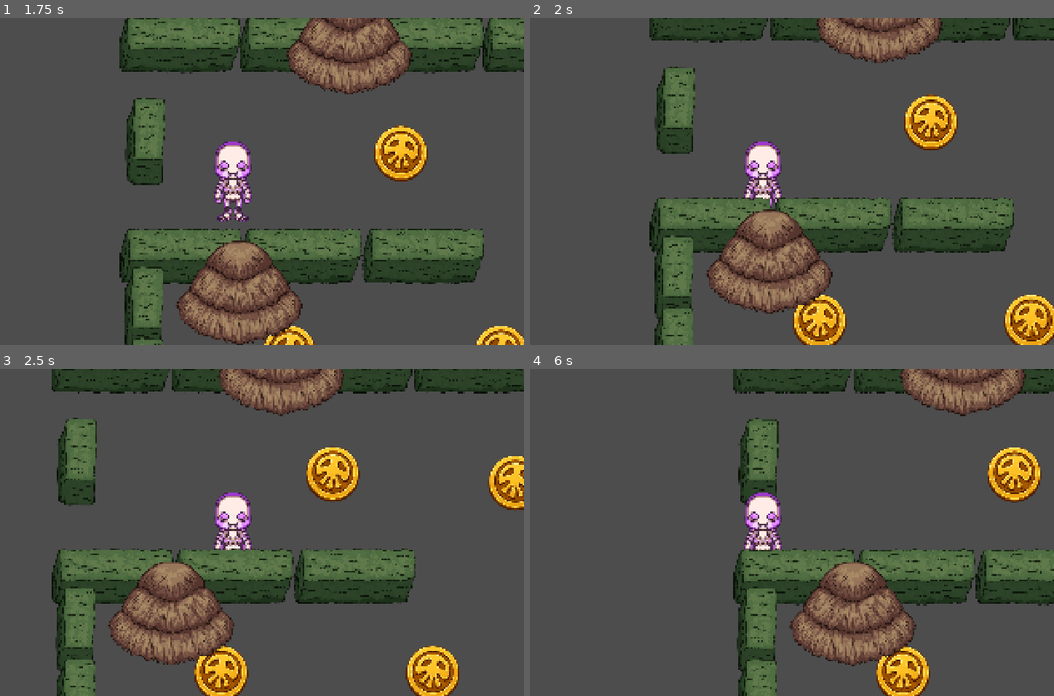
Above: before the commit, frames 1-4 (two rows, left to right).
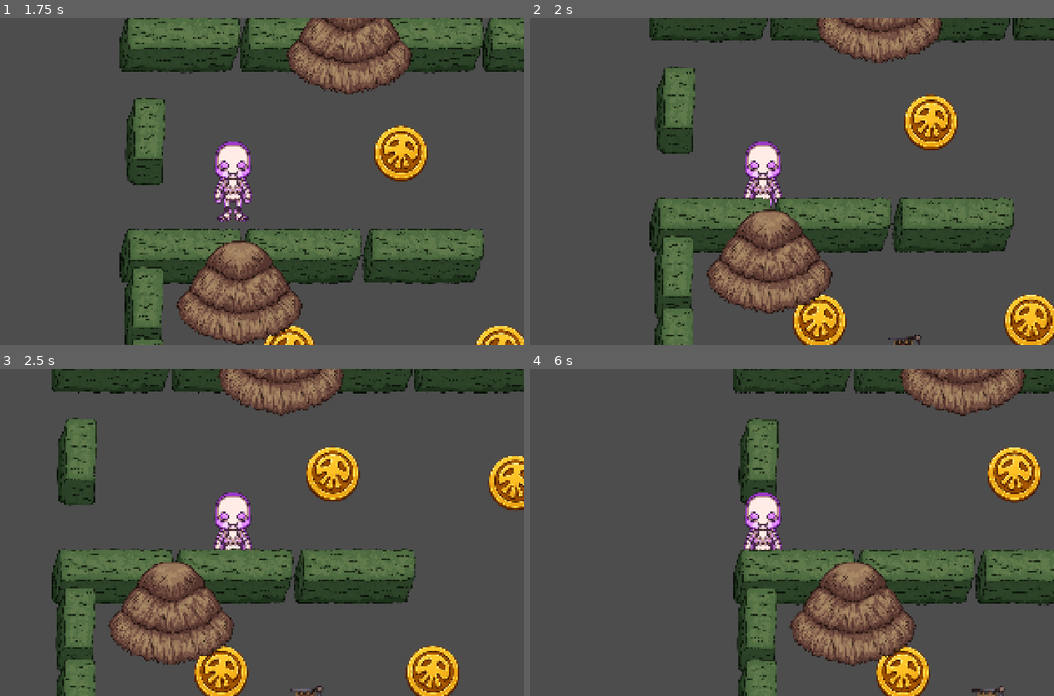
Above: after the commit, the same moments.

Repository: vikram3/Prototype
Game: Godot game, scene res://scenes/checkpoints/checkpoint01.tscn
Same seed, same stepped clock (60 frames per second), same inputs: the game is played once before the commit and once after it.
Inputs:
- Up to frame 1 (1.75 s): tap Enter at 0.5 s; hold D (move_right) 0.53-1.28 s; hold S (move_down) from 1.28 s (still down)
- Up to frame 2 (2 s): keep holding S (move_down)
- Up to frame 3 (2.5 s): release S (move_down) at 2.03 s; hold D (move_right) from 2.03 s (still down)
- Up to frame 4 (6 s): release D (move_right) at 2.78 s; hold W (move_up) 2.78-3.53 s; hold A (move_left) 3.53-5.03 s; hold S (move_down) 5.03-5.78 s; hold D (move_right) from 5.78 s (still down)

Frame 1 is identical in both runs. In frame 2, 0.1% of the frame differs, in the area x 68-75%, y 96-100%; in frame 3, 0.1%; in frame 4, 0.1%.

Commit message:
goal
checkpoint, goal, objective

Diff:
--- a/scenes/checkpoints/checkpoint01.tscn
+++ b/scenes/checkpoints/checkpoint01.tscn
@@ -1258,8 +1258,9 @@
 curve = SubResource("Curve2D_ytn6w")
 
 [node name="Objective" parent="." index="3" unique_id=1695771071]
-required_coins = 10
+required_coins = 5
 require_exit = false
 
 [node name="Goal" parent="." index="4" unique_id=1313366078]
-position = Vector2(6450, 2310)
+position = Vector2(851, 812)
+collision_layer = 0
--- a/scripts/checkpoints/Goal.gd
+++ b/scripts/checkpoints/Goal.gd
@@ -3,10 +3,14 @@
 signal player_reached_goal
 
 var activated: bool = false
+var triggered: bool = false
 
 
 func _ready() -> void:
 	body_entered.connect(_on_body_entered)
+	monitoring = false
+
+	print("GOAL READY: ", name)
 
 
 func activate() -> void:
@@ -14,16 +18,33 @@
 		return
 
 	activated = true
+	triggered = false
 	monitoring = true
 
-	print("Goal activated")
+	print("GOAL ACTIVATED")
+
+
+func deactivate() -> void:
+	activated = false
+	monitoring = false
 
 
 func _on_body_entered(body: Node2D) -> void:
+	print("GOAL BODY ENTERED: ", body.name)
+
 	if not activated:
+		print("GOAL IGNORE: not activated")
+		return
+
+	if triggered:
 		return
 
 	if not body.is_in_group("player"):
+		print("GOAL IGNORE: body is not player")
 		return
 
+	triggered = true
+
+	print("GOAL REACHED BY PLAYER")
+
 	player_reached_goal.emit()
--- a/scripts/checkpoints/Objective.gd
+++ b/scripts/checkpoints/Objective.gd
@@ -1,10 +1,13 @@
 extends Node
+
 
 signal objective_completed
 signal progress_changed(coins_collected: int, required_coins: int)
 
+
 @export var required_coins: int = 20
 @export var require_exit: bool = true
+
 
 var coins_collected: int = 0
 var exit_reached: bool = false
@@ -16,16 +19,28 @@
 	exit_reached = false
 	completed = false
 
-	progress_changed.emit(coins_collected, required_coins)
+	progress_changed.emit(
+		coins_collected,
+		required_coins
+	)
 
 
 func add_coins(amount: int) -> void:
 	if completed:
 		return
 
+	if amount <= 0:
+		return
+
 	coins_collected += amount
 
-	progress_changed.emit(coins_collected, required_coins)
+	if coins_collected > required_coins:
+		coins_collected = required_coins
+
+	progress_changed.emit(
+		coins_collected,
+		required_coins
+	)
 
 	_check_completion()
 
@@ -39,19 +54,36 @@
 	_check_completion()
 
 
+func is_coin_objective_complete() -> bool:
+	return coins_collected >= required_coins
+
+
+func is_exit_requirement_complete() -> bool:
+	return not require_exit or exit_reached
+
+
+func is_complete() -> bool:
+	return is_coin_objective_complete() and is_exit_requirement_complete()
+
+
 func _check_completion() -> void:
 	if completed:
 		return
 
-	var coins_complete := coins_collected >= required_coins
-	var exit_complete := not require_exit or exit_reached
-
-	if not coins_complete:
+	if not is_coin_objective_complete():
 		return
 
-	if not exit_complete:
+	if not is_exit_requirement_complete():
 		return
 
 	completed = true
 
+	print(
+		"Objective completed: %d/%d coins"
+		% [
+			coins_collected,
+			required_coins
+		]
+	)
+
 	objective_completed.emit()
--- a/scripts/checkpoints/checkpoint.gd
+++ b/scripts/checkpoints/checkpoint.gd
@@ -1,60 +1,184 @@
 extends Node2D
+
 
 @export var checkpoint_number: int = 1
 @export var player_scene: PackedScene
+
 
 @onready var player_spawn: Marker2D = $PlayerSpawn
 @onready var goal: Area2D = $Goal
 @onready var objective: Node = $Objective
 
 
+var level_completed: bool = false
+
+
 func _ready() -> void:
-	CheckpointManager.start_checkpoint(checkpoint_number)
+	CheckpointManager.start_checkpoint(
+		checkpoint_number
+	)
 
 	objective.start()
 
 	_spawn_player()
 
-	goal.player_reached_goal.connect(_on_goal_reached)
-	objective.objective_completed.connect(_on_objective_completed)
-
+	_connect_goal()
+	_connect_objective()
 	_connect_coins()
 
+	_update_goal_state()
+
+
+# ============================================================
+# PLAYER
+# ============================================================
 
 func _spawn_player() -> void:
 	if player_scene == null:
-		push_error("Checkpoint: Player scene is not assigned.")
+		push_error(
+			"Checkpoint: Player scene is not assigned."
+		)
 		return
 
-	var player := player_scene.instantiate()
+	var player: Node = player_scene.instantiate()
 
 	$World.add_child(player)
 
-	player.global_position = player_spawn.global_position
+	if player is Node2D:
+		var player_2d: Node2D = player as Node2D
+		player_2d.global_position = (
+			player_spawn.global_position
+		)
+
+
+# ============================================================
+# SIGNAL CONNECTIONS
+# ============================================================
+
+func _connect_goal() -> void:
+	if goal.has_signal("player_reached_goal"):
+		if not goal.player_reached_goal.is_connected(
+			_on_goal_reached
+		):
+			goal.player_reached_goal.connect(
+				_on_goal_reached
+			)
+
+
+func _connect_objective() -> void:
+	if objective.has_signal("objective_completed"):
+		if not objective.objective_completed.is_connected(
+			_on_objective_completed
+		):
+			objective.objective_completed.connect(
+				_on_objective_completed
+			)
 
 
 func _connect_coins() -> void:
-	for coin in get_tree().get_nodes_in_group("coins"):
-		if coin.has_signal("collected"):
-			if not coin.collected.is_connected(_on_coin_collected):
-				coin.collected.connect(_on_coin_collected)
+	var coins: Array[Node] = get_tree().get_nodes_in_group(
+		"coins"
+	)
+
+	for coin: Node in coins:
+		if not coin.has_signal("collected"):
+			continue
+
+		if not coin.collected.is_connected(
+			_on_coin_collected
+		):
+			coin.collected.connect(
+				_on_coin_collected
+			)
 
 
+# ============================================================
+# COINS
+# ============================================================
+
 func _on_coin_collected(value: int) -> void:
+	if level_completed:
+		return
+
 	CheckpointManager.add_coins(value)
-	objective.add_coins(value)
 
-	if objective.coins_collected >= objective.required_coins:
-		goal.activate()
+	if objective.has_method("add_coins"):
+		objective.add_coins(value)
+
+	_update_goal_state()
 
 
+func _update_goal_state() -> void:
+	if level_completed:
+		return
+
+	if not objective.has_method(
+		"is_coin_objective_complete"
+	):
+		return
+
+	var coins_complete: bool = (
+		objective.is_coin_objective_complete()
+	)
+
+	if coins_complete:
+		if goal.has_method("activate"):
+			goal.activate()
+	else:
+		if goal.has_method("deactivate"):
+			goal.deactivate()
+
+
+# ============================================================
+# GOAL
+# ============================================================
+
 func _on_goal_reached() -> void:
+	if level_completed:
+		return
+
+	if not objective.has_method(
+		"reach_exit"
+	):
+		return
+
+	print("Goal reached - checking objective")
+
 	objective.reach_exit()
 
 
+# ============================================================
+# OBJECTIVE COMPLETE
+# ============================================================
+
 func _on_objective_completed() -> void:
+	if level_completed:
+		return
+
+	level_completed = true
+
+	print(
+		"Checkpoint %02d objective completed!"
+		% checkpoint_number
+	)
+
+	if goal.has_method("deactivate"):
+		goal.deactivate()
+
 	complete_checkpoint()
 
 
+# ============================================================
+# CHECKPOINT COMPLETE
+# ============================================================
+
 func complete_checkpoint() -> void:
+	if not level_completed:
+		return
+
 	CheckpointManager.complete_checkpoint()
+
+	print(
+		"Checkpoint %02d COMPLETE"
+		% checkpoint_number
+	)
